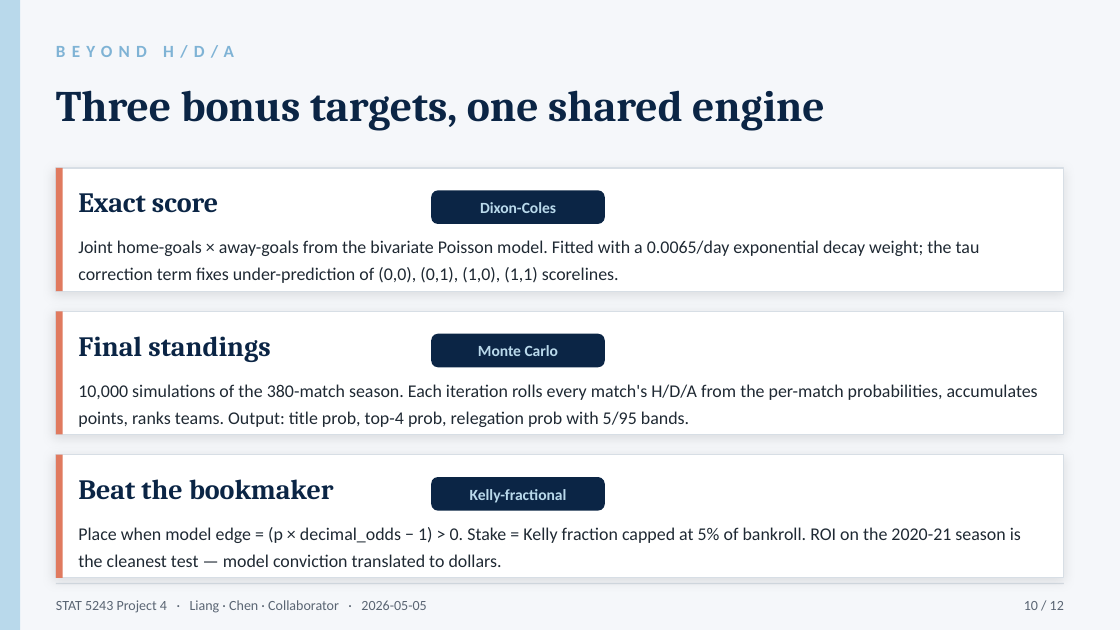
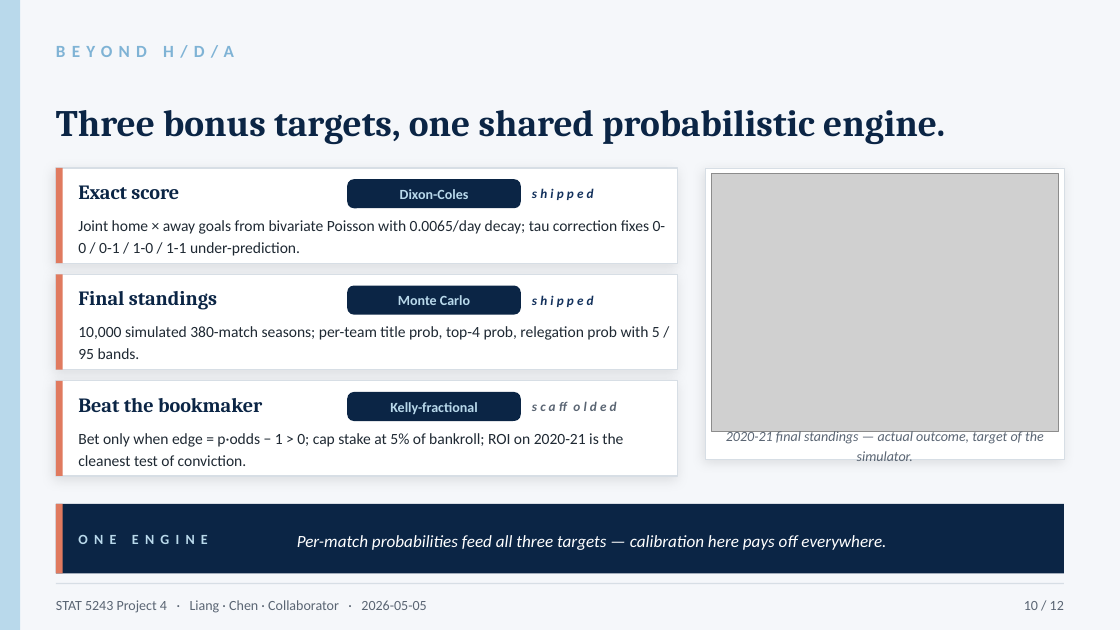
Before and after one commit to ZemingLiang/STAT5243-Project-4, a slide deck: slide 10 of slides/oral_10min.pptx. Drawn at 1120x630 pixels with LibreOffice and Linux fonts; fonts in the diff are those of the drawing; grey boxes stand for pictures. Boxes give left, top, right and bottom in pixels: in the first picture for what was removed or moved away, otherwise in the second. Text is boxed around its words. In the diff, an @@ line names an element or a change of style, - is before the commit and + after.

Commit message:
slides: upgrade to Advanced 25pt — embedded figures, sharpened titles, tightened pacing

```diff
--- a/slides/oral_10min.pptx
+++ b/slides/oral_10min.pptx
@@ text at bbox=[56, 110, 945, 145]: text changed; size 28 to 24 pt @@
-Three bonus targets, one shared engine
+Three bonus targets, one shared probabilistic engine.
@@ rectangle: place and size @@
-rectangle at bbox=[56, 168, 63, 291]
+rectangle at bbox=[56, 168, 63, 263]
@@ rectangle: place and size @@
-rectangle at bbox=[56, 168, 1064, 291]
+rectangle at bbox=[56, 168, 678, 263]
@@ text "Dixon-Coles": place and size @@
-text "Dixon-Coles" at bbox=[480, 202, 556, 213]
+text "Dixon-Coles" at bbox=[400, 189, 469, 199]
@@ rounded rectangle: place and size @@
-rounded rectangle at bbox=[431, 190, 605, 224]
+rounded rectangle at bbox=[347, 179, 521, 208]
@@ rectangle added at bbox=[706, 168, 1064, 459], fill #FFFFFF, outline #D7DEE5 0.5 pt @@
@@ picture added at bbox=[711, 174, 1058, 431] @@
@@ text added at bbox=[532, 188, 594, 200], 8.5 pt, text #13315C, bold, italic @@
+shipped
@@ text at bbox=[78, 220, 666, 256]: text changed; size 11.5 to 10 pt @@
-Joint home-goals × away-goals from the bivariate Poisson model. Fitted with a 0.0065/day exponential decay weight; the tau correction term fixes under-prediction of (0,0), (0,1), (1,0), (1,1) scorelines.
+Joint home × away goals from bivariate Poisson with 0.0065/day decay; tau correction fixes 0-0 / 0-1 / 1-0 / 1-1 under-prediction.
@@ rectangle: place and size @@
-rectangle at bbox=[56, 311, 63, 435]
+rectangle at bbox=[56, 274, 63, 370]
@@ rectangle: place and size @@
-rectangle at bbox=[56, 311, 1064, 435]
+rectangle at bbox=[56, 274, 678, 370]
@@ text "Final standings": place and size @@
-text "Final standings" at bbox=[78, 336, 270, 362]
+text "Final standings" at bbox=[78, 291, 217, 310]
@@ text "Monte Carlo": place and size @@
-text "Monte Carlo" at bbox=[478, 345, 558, 356]
+text "Monte Carlo" at bbox=[398, 295, 470, 305]
@@ rounded rectangle: place and size @@
-rounded rectangle at bbox=[431, 334, 605, 367]
+rounded rectangle at bbox=[347, 286, 521, 315]
@@ text added at bbox=[532, 295, 594, 307], 8.5 pt, text #13315C, bold, italic @@
+shipped
@@ text added at bbox=[78, 326, 660, 359], 10 pt, text #1F2933 @@
+10,000 simulated 380-match seasons; per-team title prob, top-4 prob, relegation prob with 5 / 95 bands.
@@ rectangle added at bbox=[56, 381, 678, 476], fill #FFFFFF, outline #D7DEE5 0.75 pt @@
@@ rectangle added at bbox=[56, 381, 63, 476], fill #E07A5F @@
@@ size 18 to 13 pt in 3 elements at bbox=[78, 185, 179, 199], bbox=[78, 291, 217, 310], bbox=[78, 398, 262, 412] @@
@@ text "Beat the bookmaker": place and size @@
-text "Beat the bookmaker" at bbox=[78, 479, 334, 500]
+text "Beat the bookmaker" at bbox=[78, 398, 262, 412]
@@ text removed at bbox=[78, 384, 1038, 427] @@
-10,000 simulations of the 380-match season. Each iteration rolls every match's H/D/A from the per-match probabilities, accumulates points, ranks teams. Output: title prob, top-4 prob, relegation prob with 5/95 bands.
@@ size 10 to 9 pt in 3 elements at bbox=[400, 189, 469, 199], bbox=[398, 295, 470, 305], bbox=[390, 402, 477, 414] @@
@@ proportions changed in 3 elements at bbox=[347, 179, 521, 208], bbox=[347, 286, 521, 315], bbox=[347, 392, 521, 421] @@
@@ text "Kelly-fractional": place and size @@
-text "Kelly-fractional" at bbox=[470, 489, 567, 503]
+text "Kelly-fractional" at bbox=[390, 402, 477, 414]
@@ rounded rectangle: place and size @@
-rounded rectangle at bbox=[431, 477, 605, 511]
+rounded rectangle at bbox=[347, 392, 521, 421]
@@ text added at bbox=[532, 392, 666, 421], 8.5 pt, text #5A6573, bold, italic @@
+scaffolded
@@ text at bbox=[78, 433, 623, 466]: text changed; size 11.5 to 10 pt @@
-Place when model edge = (p × decimal_odds − 1) > 0. Stake = Kelly fraction capped at 5% of bankroll. ROI on the 2020-21 season is the cleanest test — model conviction translated to dollars.
+Bet only when edge = p·odds − 1 > 0; cap stake at 5% of bankroll; ROI on 2020-21 is the cleanest test of conviction.
@@ text added at bbox=[726, 429, 1044, 461], 9 pt, text #5A6573, italic @@
+2020-21 final standings — actual outcome, target of the simulator.
@@ rectangle: place and size @@
-rectangle at bbox=[56, 455, 63, 578]
+rectangle at bbox=[56, 504, 63, 573]
@@ rectangle: place and size @@
-rectangle at bbox=[56, 455, 1064, 578]
+rectangle at bbox=[56, 504, 1064, 573]
@@ rectangle at bbox=[56, 504, 1064, 573]: fill #FFFFFF to #0B2545; outline #D7DEE5 0.75 pt to none; shadow off @@
@@ text added at bbox=[78, 504, 286, 573], 9 pt, text #B9D9EB, bold @@
+ONE ENGINE
@@ text added at bbox=[297, 535, 886, 550], 11 pt, text #FFFFFF, italic @@
+Per-match probabilities feed all three targets — calibration here pays off everywhere.
```
Also in this commit, not shown: 11 other slides changed, 5 other files.
